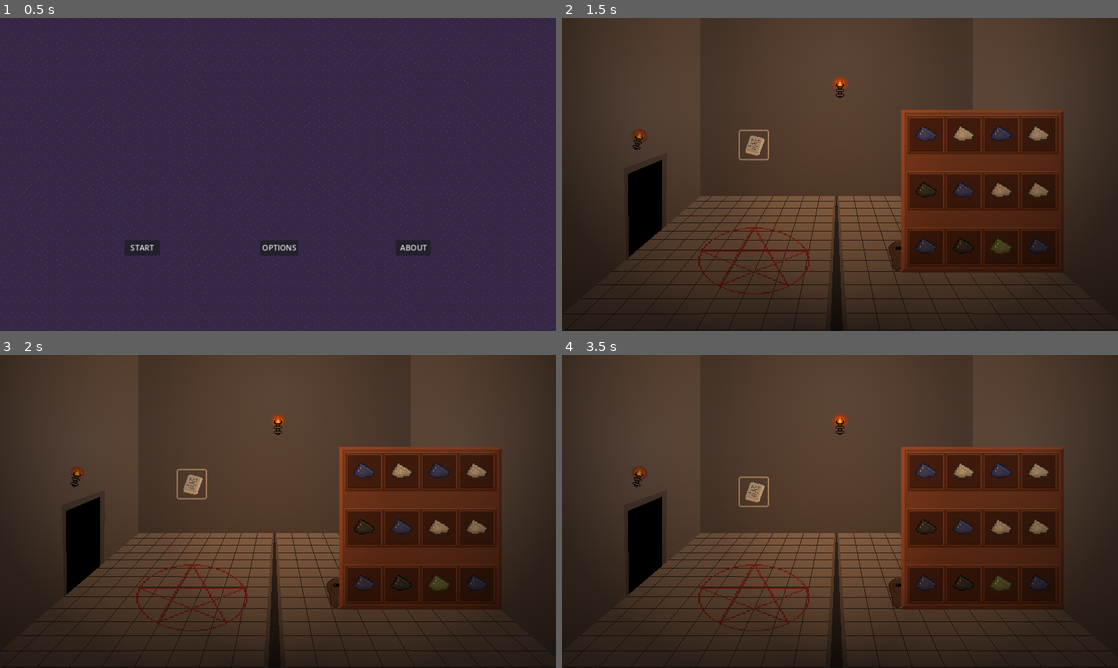
Above: before the commit, frames 1-4 (two rows, left to right).
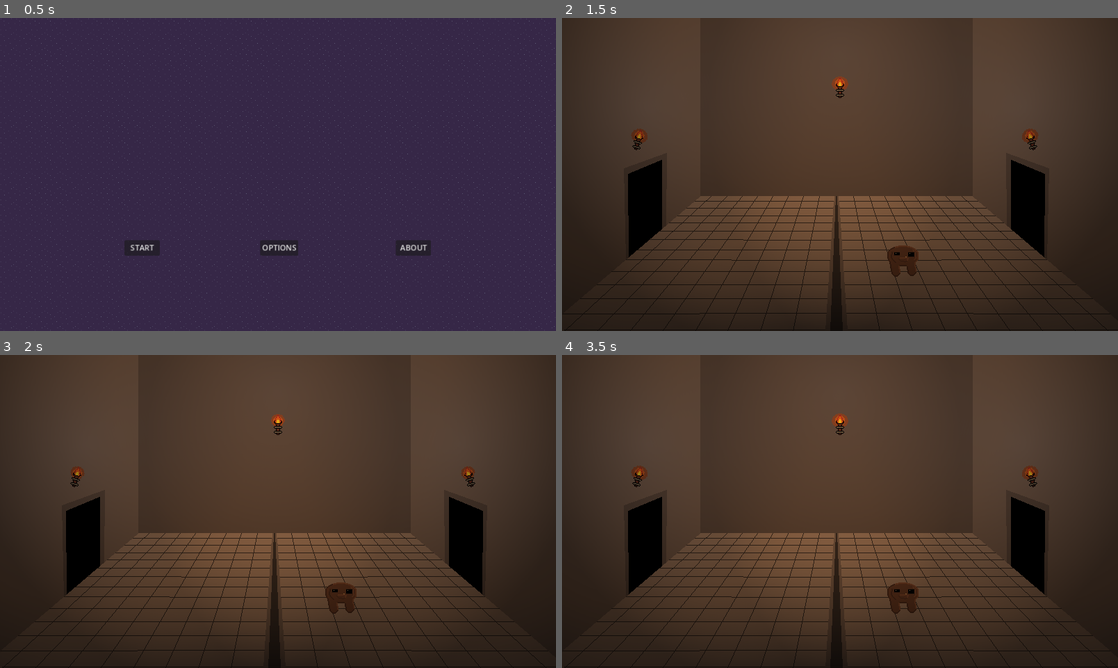
Above: after the commit, the same moments.

Repository: lewis785/ludum-dare-55
Game: Godot game, scene res://scenes/levels/main_menu.tscn
Same seed, same stepped clock (60 frames per second), same inputs: the game is played once before the commit and once after it.
Inputs (mouse positions are in pixels of both pictures, inside the frame that each line leads up to):
- Up to frame 1 (0.5 s): no input
- Up to frame 2 (1.5 s): click "START" at 0.5 s; click (773, 143) at 1.27 s
- Up to frame 3 (2 s): no input
- Up to frame 4 (3.5 s): click (756, 483) at 2.02 s; click (756, 489) at 2.77 s

Frame 1 is identical in both runs. In frame 2, 14% of the frame differs, in the area x 24-91%, y 29-89%; in frame 3, 14%; in frame 4, 14%.

Commit message:
ADD enemy spawner to room

Diff:
--- a/scenes/levels/room.gd
+++ b/scenes/levels/room.gd
@@ -1,6 +1,8 @@
 extends TextureRect
 
 class_name Room
+
+@onready var enemy_spawner: EnemySpawner = $EnemySpawner
 
 @export var wizard_speed: int = 300
 @export var max_brightness: int = 6
@@ -38,6 +40,9 @@
 		if wizard_path.progress_ratio == 1.0:
 			wizard_path.find_child("Wizard").visible = false
 			wizard_visible = false
+
+func spawn_enemy(round: int):
+	enemy_spawner.spawn_enemy(round)
 
 func setup_room(lives=3):
 	_set_torches_brightness(max_brightness,lives)
--- a/scenes/levels/room.tscn
+++ b/scenes/levels/room.tscn
@@ -7,8 +7,8 @@
 [ext_resource type="PackedScene" uid="uid://dn523v3tnhp3l" path="res://scenes/characters/wizard.tscn" id="4_67ko6"]
 [ext_resource type="PackedScene" uid="uid://df7kvudh0t7fu" path="res://scenes/ui/summon_screen.tscn" id="5_mi5o7"]
 [ext_resource type="AudioStream" uid="uid://der031n1a0ltg" path="res://assets/sounds/Room_v1.mp3" id="7_842co"]
-[ext_resource type="PackedScene" uid="uid://b6n5qd7skmkpc" path="res://scenes/components/character/character.tscn" id="7_gykpj"]
 [ext_resource type="AudioStream" uid="uid://dkvoloeawjadv" path="res://assets/sounds/summon_no_trail.mp3" id="8_y6kmm"]
+[ext_resource type="PackedScene" uid="uid://bx2khys0w4f4e" path="res://scenes/spawner/enemy_spawner.tscn" id="9_5nmi3"]
 
 [sub_resource type="Curve2D" id="Curve2D_8xhqc"]
 _data = {
@@ -31,6 +31,9 @@
 texture = ExtResource("1_son88")
 stretch_mode = 1
 script = ExtResource("2_8hr5s")
+max_brightness = null
+flicker = null
+flicker_delay = null
 
 [node name="SnapPoint0" parent="." instance=ExtResource("2_n8nla")]
 position = Vector2(399, 225)
@@ -61,9 +64,7 @@
 position = Vector2(-10.9963, -2.02039)
 
 [node name="Summon-screen" parent="." instance=ExtResource("5_mi5o7")]
-
-[node name="Enemy" parent="." groups=["enemy"] instance=ExtResource("7_gykpj")]
-position = Vector2(493, 340)
+visible = false
 
 [node name="AudioStreamPlayer2D" type="AudioStreamPlayer2D" parent="."]
 stream = ExtResource("7_842co")
@@ -71,4 +72,7 @@
 [node name="SummoningCircleAudio" type="AudioStreamPlayer2D" parent="."]
 stream = ExtResource("8_y6kmm")
 
+[node name="EnemySpawner" parent="." instance=ExtResource("9_5nmi3")]
+position = Vector2(491, 348)
+
 [editable path="Summon-screen"]
--- a/scenes/levels/sliding_window.gd
+++ b/scenes/levels/sliding_window.gd
@@ -7,17 +7,14 @@
 @export var lives: int
 var roomScene = preload("res://scenes/levels/room.tscn")
 
-#var roomInstance1 = roomScene.instantiate()
-#var roomInstance2 = roomScene.instantiate()
-
 var room_instance : Room = roomScene.instantiate()
 var old_room : Room
 
-var target_coordinates = Vector2(400,225)	#Initialise the variable so it doesnt complain
+var target_coordinates = Vector2(400,225)
 var camera_coordinates = Vector2(400,225)
 
 var target = 0
-var roomsMade = -1 #Has to be negative for initial room to be instantiated.
+var room_count = 0
 var tempPleaseLewisDontHateMe = 0
 var igniteSoundPlayed = 1
 var hissSoundPlayed = 1
@@ -53,12 +50,15 @@
 		#roomInstance2.find_child("Node2D").find_child("Path2D").find_child("PathFollow2D").progress+= wizardSpeed*delta
 
 func _createNextRoom():
+	room_count += 1
 	old_room = room_instance
-	room_instance = roomScene.instantiate()
+	room_instance = roomScene.instantiate() as Room
 	room_instance.position = Vector2(old_room.position.x + 800, 0)
 	add_child(room_instance)
+	room_instance.spawn_enemy(room_count)
 
 	old_room._set_torches_brightness(0)
+
 
 	target_coordinates = Vector2(400+room_instance.position.x, 225)
 
--- a/scenes/spawner/enemy_spawner.gd
+++ b/scenes/spawner/enemy_spawner.gd
@@ -1,27 +1,23 @@
 extends Node2D
+
+class_name EnemySpawner
 
 const ENEMY = preload("res://scenes/characters/character.tscn")
 
-var round = 0;
 @export var base_attribute_points: int = 40
 @export var points_per_round: int = 10
 
-func spawn():
-	round += 1
-	_spawn_enemy()
-
-func _spawn_enemy():
-	var enemy = _setup_enemy();
+func spawn_enemy(round: int):
+	var enemy = _setup_enemy(round);
 	add_child(enemy)
 
-func _setup_enemy():
+
+func _setup_enemy(round: int):
 	var enemy = ENEMY.instantiate()
 	enemy.add_to_group("enemy")
-	enemy = _set_attributes(enemy)
+	return _set_attributes(enemy, round)
 
-	return enemy
-
-func _set_attributes(enemy: Character):
+func _set_attributes(enemy: Character, round: int):
 	var attribute_points = base_attribute_points + (round * points_per_round)
 	var attributes = enemy.get_node("AttributesComponent") as AttributesComponent
 
